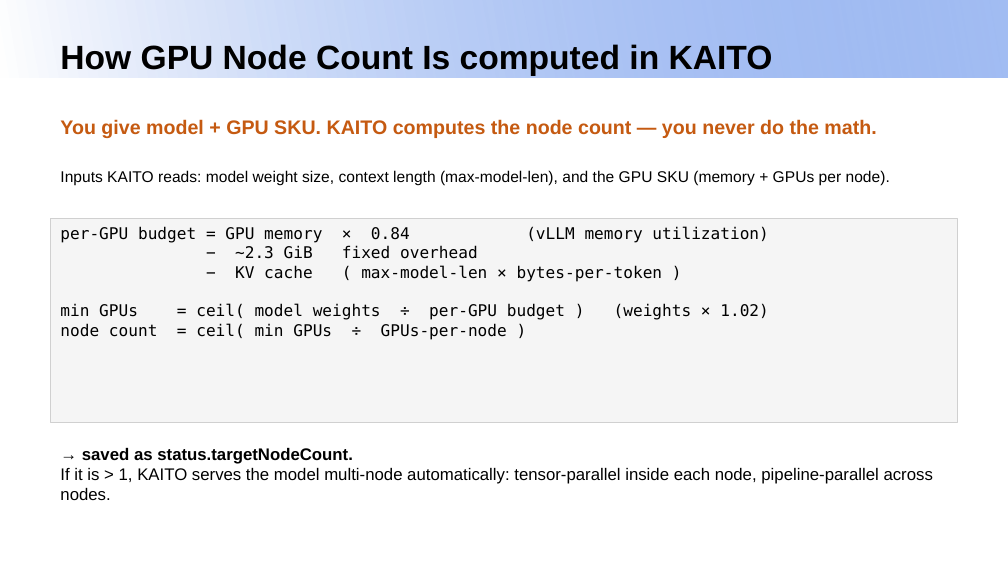
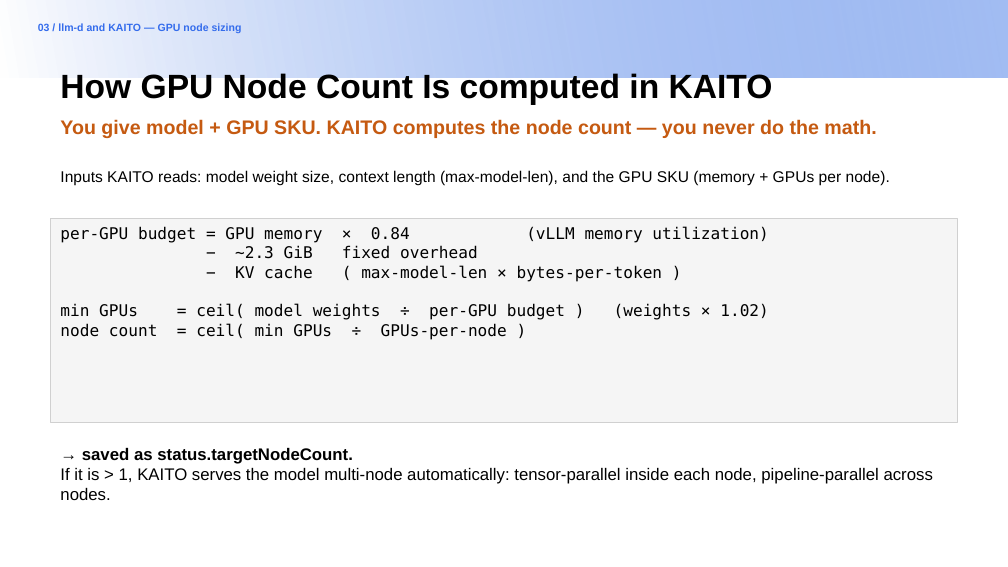
Before and after one commit to andyzhangx/demo, a slide deck: slide 20 of llm/pd-disaggregation/kubecon-na-2026-pd-disaggregation-kaito-llmd.pptx. Drawn at 1008x567 pixels with LibreOffice and Linux fonts; fonts in the diff are those of the drawing; background and template pictures are left out. Boxes give left, top, right and bottom in pixels: in the first picture for what was removed or moved away, otherwise in the second. Text is boxed around its words. In the diff, an @@ line names an element or a change of style, - is before the commit and + after.

```diff
--- a/llm/pd-disaggregation/kubecon-na-2026-pd-disaggregation-kaito-llmd.pptx
+++ b/llm/pd-disaggregation/kubecon-na-2026-pd-disaggregation-kaito-llmd.pptx
@@ text added at (38, 23, 242, 33), 7.5 pt, text #346CEC, bold @@
+03 / llm-d and KAITO — GPU node sizing
@@ text "How GPU Node Count Is ...": place and size @@
-text "How GPU Node Count Is ..." at (60, 44, 773, 76)
+text "How GPU Node Count Is ..." at (60, 71, 773, 105)
```
Also in this commit, not shown: 21 other slides changed, 1 slide added, 1 slide removed.
